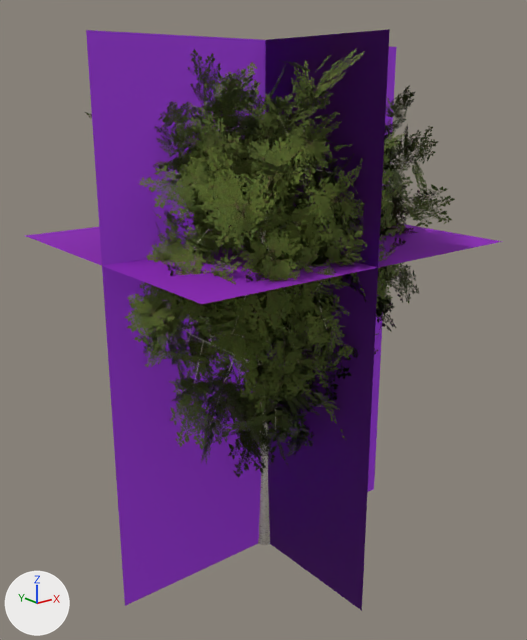
Two versions of the glTF model data/models/board/vegetation/birch.glb, one commit apart.
Rendered twice from a 50 mm camera at (-25.4, -31.6, 27.4) aimed at (0.2, 0.4, 14.7). Arrows for +X, +Y and +Z are at lower left; the lights stay in place. The first picture is the older version. Where no turn or scale is listed for an object, it has been applied to the vertices. Vertices at exactly the same position are counted once.

In view in the first picture: 'birch-lod0.001', 'birch-lod1.001', 'birch-lod2.001', 'birch-lod3.001'.
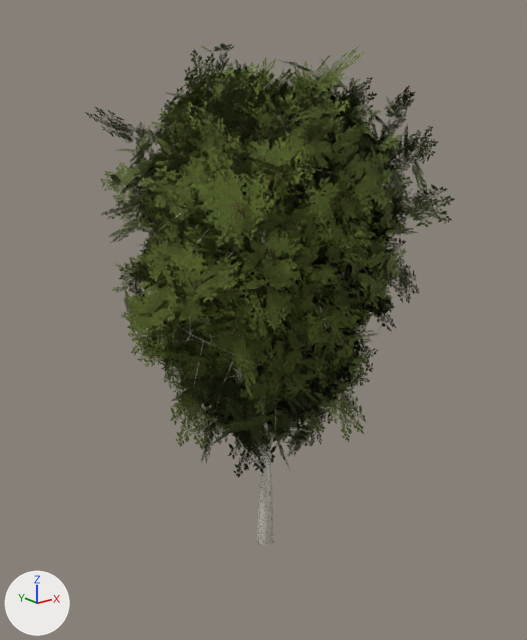
Patch to the scene script:
```diff
--- a/data/models/board/vegetation/birch.glb.py
+++ b/data/models/board/vegetation/birch.glb.py
@@ me_birch_lod3 @@
 me_birch_lod3.from_pydata(...)  # 12 vertices, 6 faces; spans x -10.0..10.1, y -8.5..9.8, z 0.0..30.0
 # used by ob_birch_lod3_001; location = (0.0, 0.0, 0.0)
+# me_birch_lod3 part 1: the loose piece of 4 vertices spanning x -10.0..10.1, y -8.5..9.8, z 19.5 is moved by (0.0, 0.0, -0.4)
+# me_birch_lod3 part 2: 6 faces centred in x -3.3..3.4, y -2.4..3.7, z 10.0..20.0 are repainted in the vertex colours; the middle colour goes from purple #b538ff to pink #fd32cf
 me_birch_lod3.materials.append(mat_impostor)
```

Pixel boxes (x1, y1, x2, y2) of what changed, in the pictures (527 x 640 px; the box of a moved part takes in the faces that stretch with it):
'birch-lod3.001', reshaped, recoloured (not visible afterwards): before (25, 29, 503, 611)
part 1 of me_birch_lod3, moved or reshaped (not visible afterwards): before (25, 224, 503, 304)
part 2 of me_birch_lod3, recoloured (purple): before (25, 29, 503, 611)
